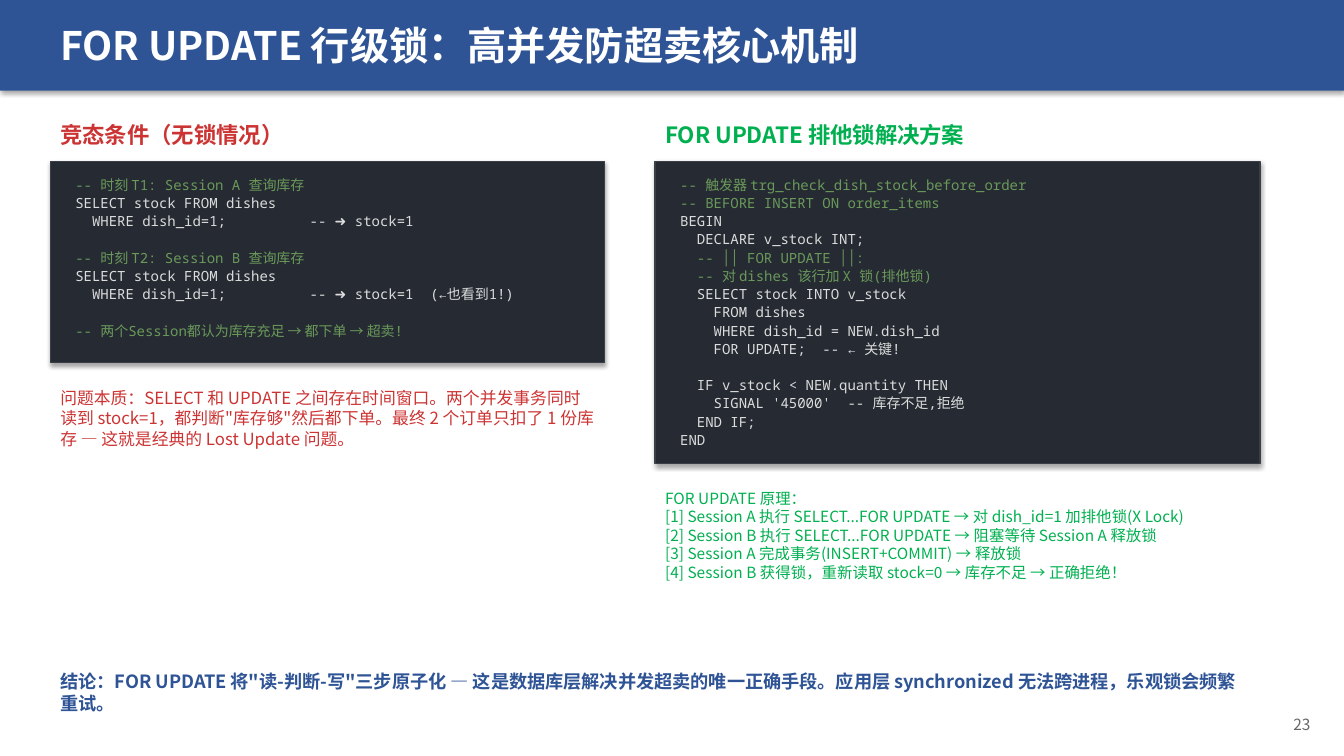
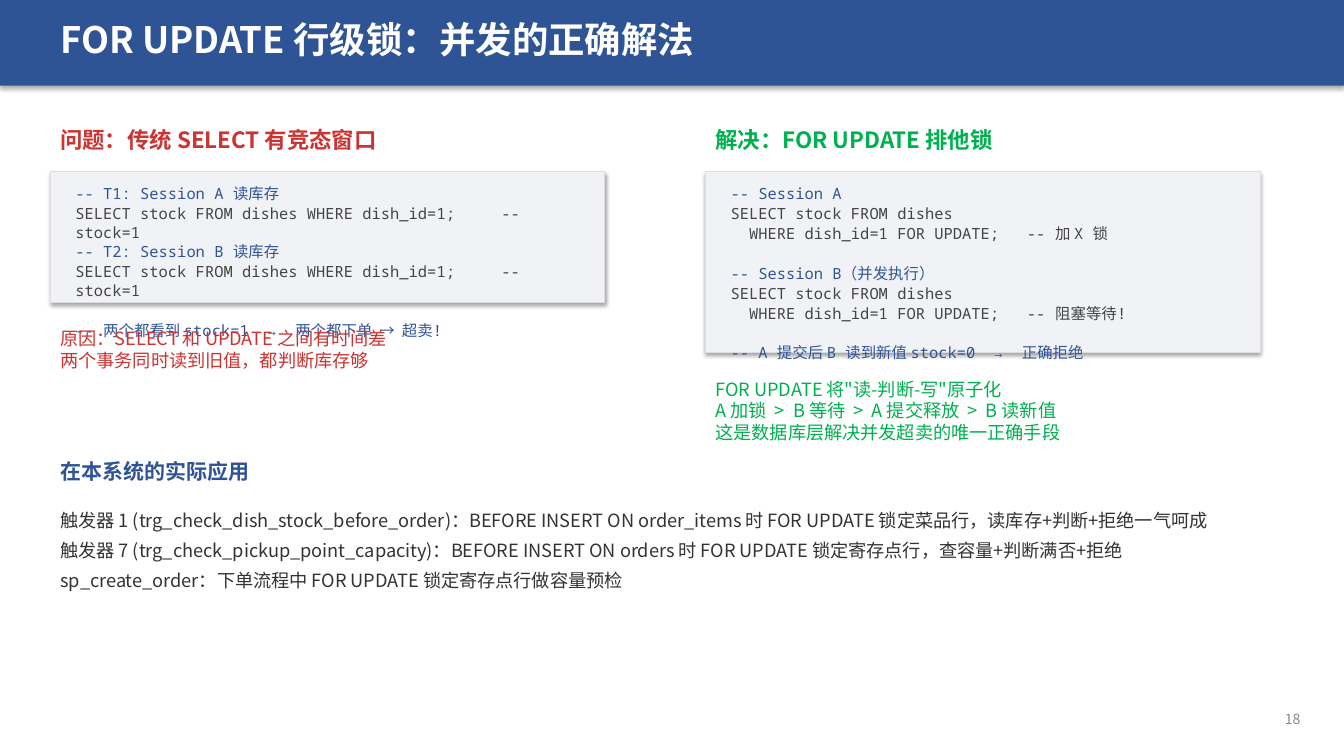
Before and after one commit to sou1maker/database, a slide deck: slide 18 of 校园外卖两段式配送系统_答辩汇报.pptx (slide 17 before the commit). Drawn at 1344x756 pixels with LibreOffice and Linux fonts; fonts in the diff are those of the drawing. Boxes give left, top, right and bottom in pixels: in the first picture for what was removed or moved away, otherwise in the second. Text is boxed around its words. In the diff, an @@ line names an element or a change of style, - is before the commit and + after.

```diff
--- a/校园外卖两段式配送系统_答辩汇报.pptx
+++ b/校园外卖两段式配送系统_答辩汇报.pptx
@@ rectangle: place and size @@
-rectangle at bbox=[0, 0, 1344, 91]
+rectangle at bbox=[0, 0, 1344, 86]
@@ text in rectangle at bbox=[60, 26, 859, 64]: text removed @@
-FOR UPDATE 行级锁：高并发防超卖核心机制
@@ text added at bbox=[60, 22, 695, 57], 26 pt, text #FFFFFF, bold @@
+FOR UPDATE 行级锁：并发的正确解法
@@ text at bbox=[60, 128, 377, 150]: text changed @@
-竞态条件（无锁情况）
+问题：传统 SELECT 有竞态窗口
@@ text at bbox=[715, 129, 993, 150]: text changed @@
-FOR UPDATE 排他锁解决方案
+解决：FOR UPDATE 排他锁
@@ rectangle: place and size @@
-rectangle at bbox=[50, 161, 605, 363]
+rectangle at bbox=[50, 171, 605, 302]
@@ rectangle at bbox=[50, 171, 605, 302]: fill #262B33 to #F0F2F5; outline #3A3F47 1 pt to #DDDDDD 0.5 pt @@
@@ text removed at bbox=[680, 178, 1026, 445] @@
--- 触发器 trg_check_dish_stock_before_order
--- BEFORE INSERT ON order_items
-BEGIN
-DECLARE v_stock INT;
--- ││ FOR UPDATE ││:
--- 对 dishes 该行加 X 锁(排他锁)
-SELECT stock INTO v_stock
-FROM dishes
-WHERE dish_id = NEW.dish_id
-FOR UPDATE; -- ← 关键!
-IF v_stock < NEW.quantity THEN
-SIGNAL '45000' -- 库存不足,拒绝
-END IF;
-END
@@ rectangle at bbox=[706, 171, 1260, 353]: fill #262B33 to #F0F2F5; outline #3A3F47 1 pt to #DDDDDD 0.5 pt @@
@@ rectangle: place and size @@
-rectangle at bbox=[655, 161, 1260, 464]
+rectangle at bbox=[706, 171, 1260, 353]
@@ text at bbox=[75, 186, 455, 341]: text changed; size 10 to 11 pt; text colour #DCDCDC to #444444 @@
--- 时刻 T1: Session A 查询库存
-SELECT stock FROM dishes
-WHERE dish_id=1; -- ➜ stock=1
--- 时刻 T2: Session B 查询库存
-SELECT stock FROM dishes
-WHERE dish_id=1; -- ➜ stock=1 (←也看到1!)
--- 两个Session都认为库存充足 → 都下单 → 超卖!
+-- T1: Session A 读库存
+SELECT stock FROM dishes WHERE dish_id=1; -- stock=1
+-- T2: Session B 读库存
+SELECT stock FROM dishes WHERE dish_id=1; -- stock=1
+-- 两个都看到 stock=1 → 两个都下单 → 超卖!
@@ text added at bbox=[731, 187, 1126, 359], 11 pt, text #444444 @@
+-- Session A
+SELECT stock FROM dishes
+WHERE dish_id=1 FOR UPDATE; -- 加 X 锁
+-- Session B（并发执行）
+SELECT stock FROM dishes
+WHERE dish_id=1 FOR UPDATE; -- 阻塞等待!
+-- A 提交后 B 读到新值 stock=0 → 正确拒绝
@@ text at bbox=[60, 327, 387, 369]: text changed; size 12 to 13 pt @@
-问题本质：SELECT 和 UPDATE 之间存在时间窗口。两个并发事务同时读到 stock=1，都判断"库存够"然后都下单。最终 2 个订单只扣了 1 份库存 — 这就是经典的 Lost Update 问题。
+原因：SELECT 和 UPDATE 之间有时间差
+两个事务同时读到旧值，都判断库存够
@@ text at bbox=[715, 380, 1060, 441]: text changed; text colour #2F5496 to #00B050; bold off @@
-结论：FOR UPDATE 将"读-判断-写"三步原子化 — 这是数据库层解决并发超卖的唯一正确手段。应用层 synchronized 无法跨进程，乐观锁会频繁重试。
+FOR UPDATE 将"读-判断-写"原子化
+A 加锁 > B 等待 > A 提交释放 > B 读新值
+这是数据库层解决并发超卖的唯一正确手段
@@ text added at bbox=[60, 461, 249, 481], 15 pt, text #2F5496, bold @@
+在本系统的实际应用
@@ text removed at bbox=[665, 491, 1184, 581] @@
-FOR UPDATE 原理：
-[1] Session A 执行 SELECT...FOR UPDATE → 对 dish_id=1 加排他锁(X Lock)
-[2] Session B 执行 SELECT...FOR UPDATE → 阻塞等待 Session A 释放锁
-[3] Session A 完成事务(INSERT+COMMIT) → 释放锁
-[4] Session B 获得锁，重新读取 stock=0 → 库存不足 → 正确拒绝！
@@ text added at bbox=[60, 511, 1208, 591], 13 pt, text #333333 @@
+触发器 1 (trg_check_dish_stock_before_order)：BEFORE INSERT ON order_items 时 FOR UPDATE 锁定菜品行，读库存+判断+拒绝一气呵成
+触发器 7 (trg_check_pickup_point_capacity)：BEFORE INSERT ON orders 时 FOR UPDATE 锁定寄存点行，查容量+判断满否+拒绝
+sp_create_order：下单流程中 FOR UPDATE 锁定寄存点行做容量预检
@@ text added at bbox=[1285, 713, 1301, 724], 10 pt, text #888888 @@
+18
@@ text removed at bbox=[1293, 718, 1310, 730] @@
-23
```
Also in this commit, not shown: 23 other slides changed, 18 slides added, 14 slides removed, 1 other file.
